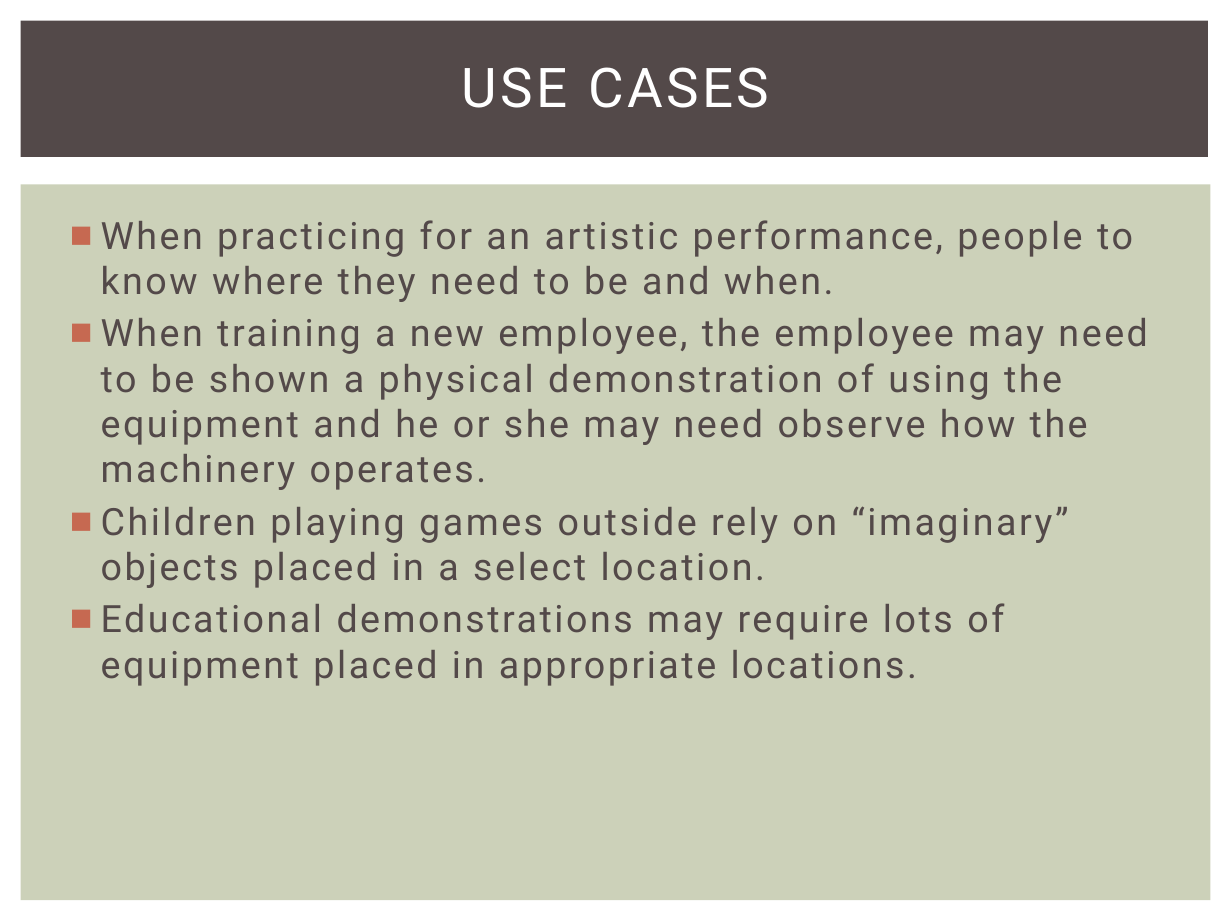
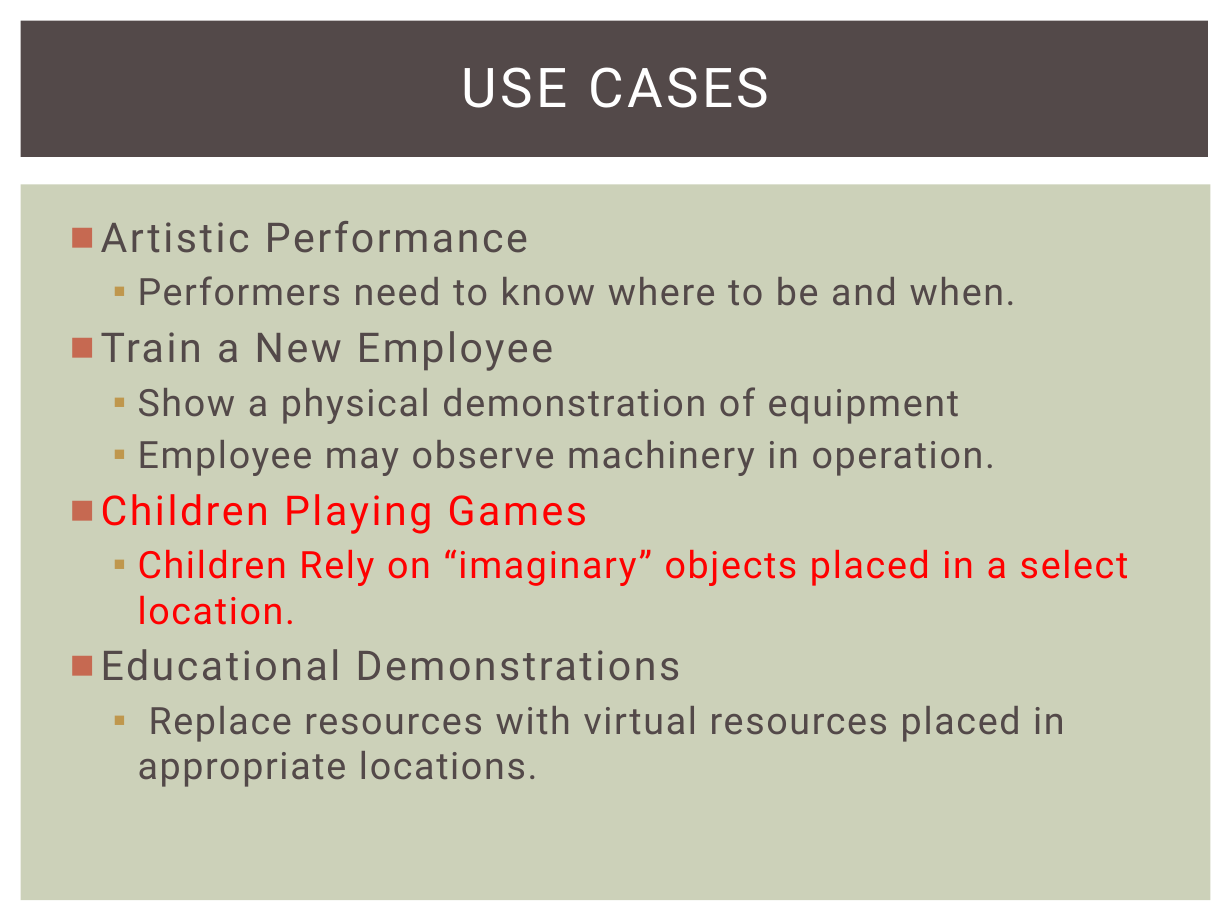
Before and after one commit to snowpuppy/augreality, a slide deck: slide 4 of doc/AugRealityMidReview.pptx. Drawn at 1232x924 pixels with LibreOffice and Linux fonts; fonts in the diff are those of the drawing. Boxes give left, top, right and bottom in pixels: in the first picture for what was removed or moved away, otherwise in the second. Text is boxed around its words. In the diff, an @@ line names an element or a change of style, - is before the commit and + after.

Commit message:
Changed challenge definition and solution to contain less text.

```diff
--- a/doc/AugRealityMidReview.pptx
+++ b/doc/AugRealityMidReview.pptx
@@ text at <box>101,221,1129,787</box>: text changed @@
-■ When practicing for an artistic performance, people to know where they need to be and when.
-■ When training a new employee, the employee may need to be shown a physical demonstration of using the equipment and he or she may need observe how the machinery operates.
-■ Children playing games outside rely on “imaginary” objects placed in a select location.
-■ Educational demonstrations may require lots of equipment placed in appropriate locations.
+■ Artistic Performance
+  ▪ Performers need to know where to be and when.
+■ Train a New Employee
+  ▪ Show a physical demonstration of equipment
+  ▪ Employee may observe machinery in operation.
+■ Children Playing Games
+  ▪ Children Rely on “imaginary” objects placed in a select location.
+■ Educational Demonstrations
+  ▪ Replace resources with virtual resources placed in appropriate locations.
```
Also in this commit, not shown: 3 other slides changed, 1 slide removed.
